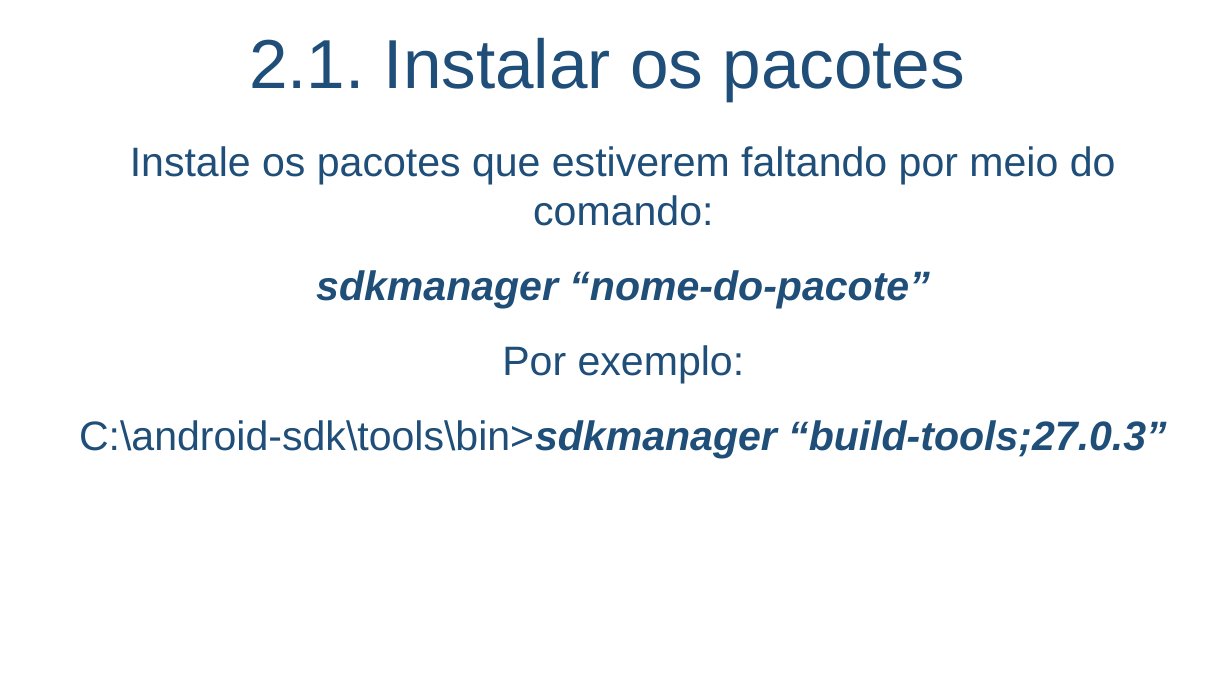
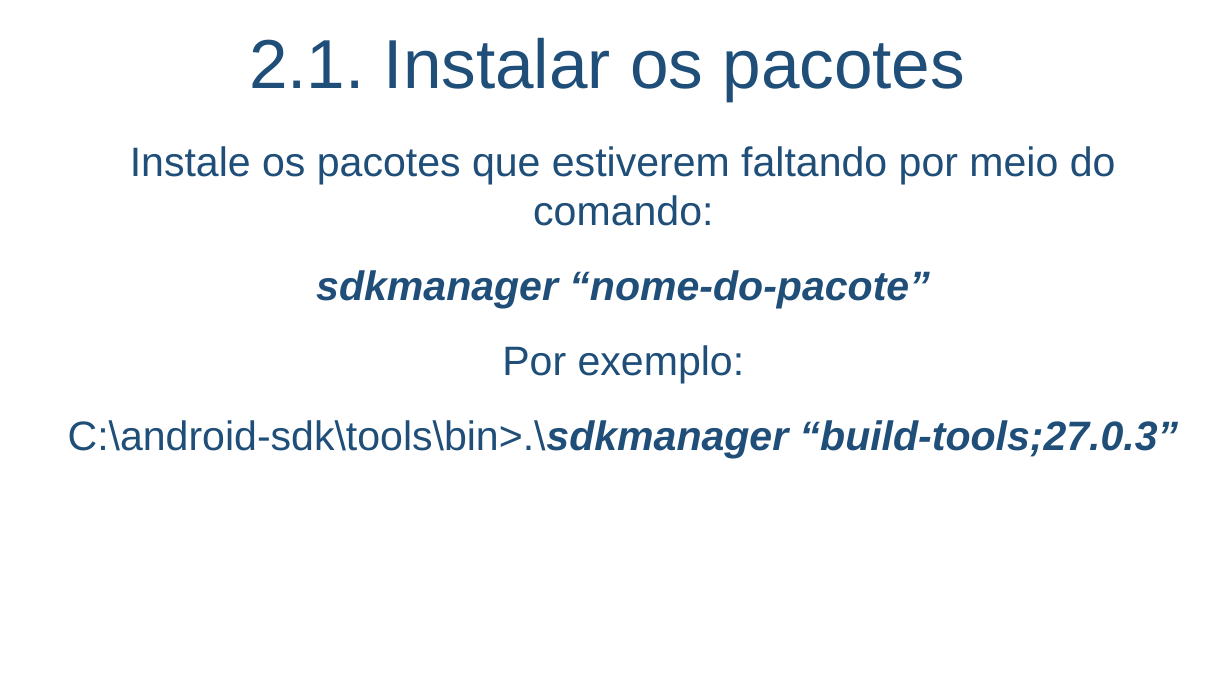
Before and after one commit to salmo-jr/public-slides, a slide deck: slide 14 of building-games-for-Android.pptx. Drawn at 1232x693 pixels with LibreOffice and Linux fonts; fonts in the diff are those of the drawing; background and template pictures are left out. Boxes give left, top, right and bottom in pixels: in the first picture for what was removed or moved away, otherwise in the second. Text is boxed around its words. In the diff, an @@ line names an element or a change of style, - is before the commit and + after.

```diff
--- a/building-games-for-Android.pptx
+++ b/building-games-for-Android.pptx
@@ text at (68,420,1179,458): text changed @@
-C:\android-sdk\tools\bin>sdkmanager “build-tools;27.0.3”
+C:\android-sdk\tools\bin>.\sdkmanager “build-tools;27.0.3”
```
Also in this commit, not shown: 7 other slides changed.
